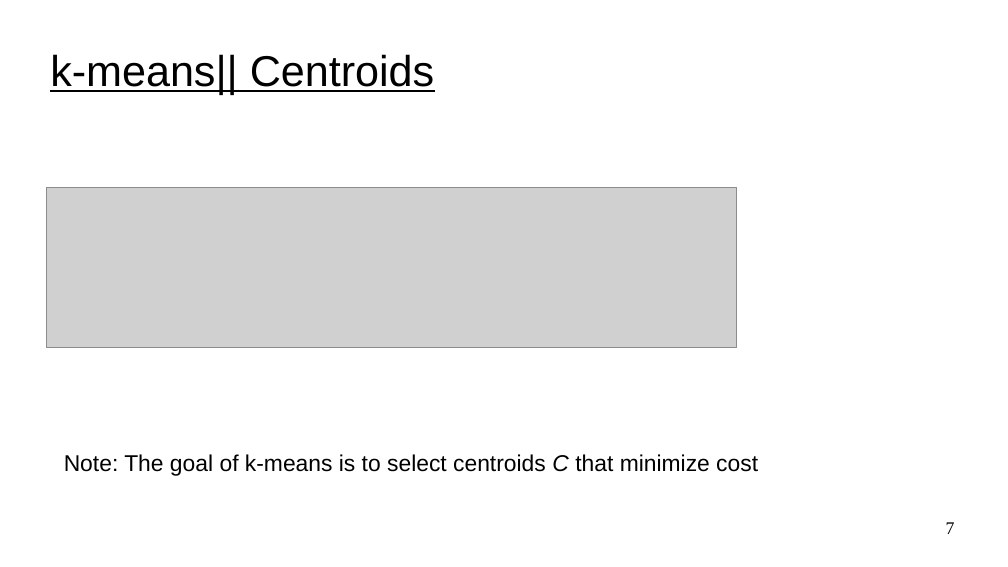
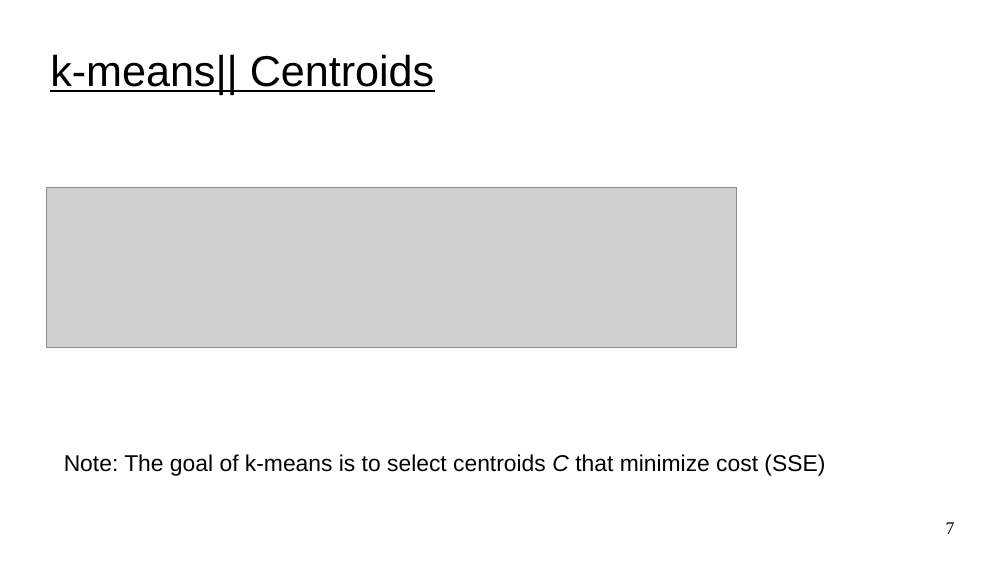
Before and after one commit to UVADS/distributed_computing, a slide deck: slide 7 of 05_clustering_and_dim_reduction/content_clustering/k_means_extensions.ppt. Drawn at 1008x567 pixels with LibreOffice and Linux fonts; fonts in the diff are those of the drawing; grey boxes stand for pictures. Boxes give left, top, right and bottom in pixels: in the first picture for what was removed or moved away, otherwise in the second. Text is boxed around its words. In the diff, an @@ line names an element or a change of style, - is before the commit and + after.

```diff
--- a/05_clustering_and_dim_reduction/content_clustering/k_means_extensions.ppt
+++ b/05_clustering_and_dim_reduction/content_clustering/k_means_extensions.ppt
@@ text at box(64, 454, 825, 476): text changed @@
-Note: The goal of k-means is to select centroids C that minimize cost
+Note: The goal of k-means is to select centroids C that minimize cost (SSE)
```
Also in this commit, not shown: 2 other slides changed, 1 slide added.
